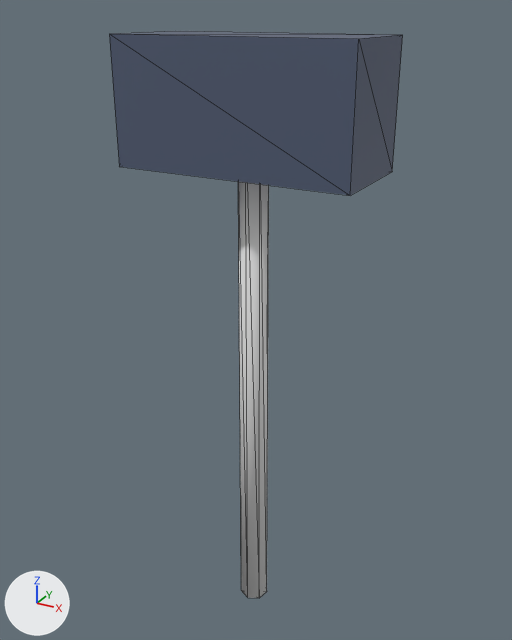
Renders of the glTF model assets/models/items/lead_hammer.glb from each side of a commit.
Rendered twice from a 50 mm camera at (0.44, -0.794, 0.788) aimed at (-0.01, 0.024, 0.379). The axes (+X, +Y, +Z) are drawn at lower left. The lights are the same throughout. The picture after the commit comes second. Mesh edges are drawn as thin lines. Vertices at exactly the same position are counted once.

Before the edit, the objects in view are built like this:
```python
me_lead_hammer_v0 = bpy.data.meshes.new('lead_hammer_v0')
me_lead_hammer_v0.from_pydata(...)  # a 7-sided cut cone along z (radius 0.022 at the low end, 0.02 at the high end) spanning x -0.021..0.021, y -0.022..0.02, z -0.1..0.65, material slot 0; a box spanning x -0.16..0.16, y -0.07..0.07, z 0.6..0.76, material slot 1
me_lead_hammer_v0.materials.append(mat_prop_planks)
me_lead_hammer_v0.materials.append(mat_prop_iron_metal)
ob_lead_hammer_v0 = bpy.data.objects.new('lead_hammer_v0', me_lead_hammer_v0)
ob_lead_hammer_v0.location = (0.0, 0.0, 0.0)
```
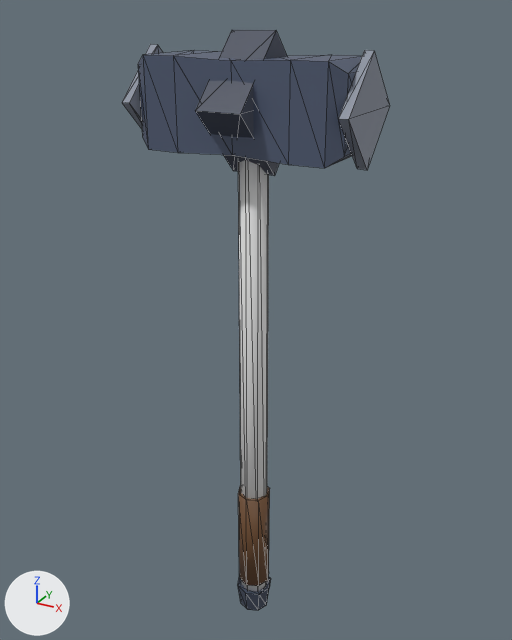
Location of each change, (x1, y1, x2, y2) in pixels of the pictures (512 x 640 px):
'lead_hammer_v0', reshaped (9% narrower)
    before: (109, 31, 403, 598)
    after: (122, 30, 390, 610)
part 1 of me_lead_hammer_v0, added
    after: (238, 486, 270, 586)
part 2 of me_lead_hammer_v0, added
    after: (238, 576, 271, 610)
part 3 of me_lead_hammer_v0, rebuilt (24% narrower, 28% shorter)
    before: (109, 31, 403, 195)
    after: (138, 50, 362, 168)
part 4 of me_lead_hammer_v0, reshaped
    before: (238, 182, 269, 598)
    after: (122, 30, 390, 591)

The change, as a list of edits to the scene's bpy script:
```text
Add mat_prop_leather:
    mat_prop_leather = bpy.data.materials.new('prop:leather')
    # nodes: BsdfPrincipled, Mix, OutputMaterial, VertexColor
    # colours: white #e7e7e7, mixed with the vertex colours
Change me_lead_hammer_v0:
    used by ob_lead_hammer_v0; location = (0.0, 0.0, 0.0)
    remove me_lead_hammer_v0.from_pydata(...)  # 22 vertices, 36 faces; spans x -0.16..0.16, y -0.07..0.07, z -0.1..0.76
    add me_lead_hammer_v0.from_pydata(...)  # 102 vertices, 176 faces; spans x -0.152..0.152, y -0.085..0.085, z -0.125..0.765
    me_lead_hammer_v0 part 1: a new loose piece, an 8-sided cylinder along z spanning x -0.025..0.025, y -0.025..0.025, z -0.07..0.1, in mat_prop_leather
    me_lead_hammer_v0 part 2: a new loose piece, an 8-sided cut cone along z (radius 0.023 at the low end, 0.029 at the high end) spanning x -0.029..0.029, y -0.029..0.029, z -0.125..-0.085, in mat_prop_iron_metal
    me_lead_hammer_v0 part 3: the loose piece of 8 vertices spanning x -0.16..0.16, y -0.07..0.07, z 0.6..0.76 is rebuilt with 30 vertices and now spans x -0.14..0.14, y -0.057..0.057, z 0.623..0.737
    me_lead_hammer_v0 part 4
    13 vertices are removed from x -0.021..0.021, y -0.02..0.02, z -0.1..0.65
    24 faces are deleted
    31 vertices are added at x -0.152..0.14, y -0.085..0.085, z -0.1..0.765
    8 new vertices lie (0.012, 0.0, 0.0) away from vertices in x -0.152..0.14, y -0.066..0.066, z 0.614..0.746
    28 new faces join them, mat_prop_planks
    36 new faces join them, mat_prop_iron_metal
    add me_lead_hammer_v0.materials.append(mat_prop_leather)
```
